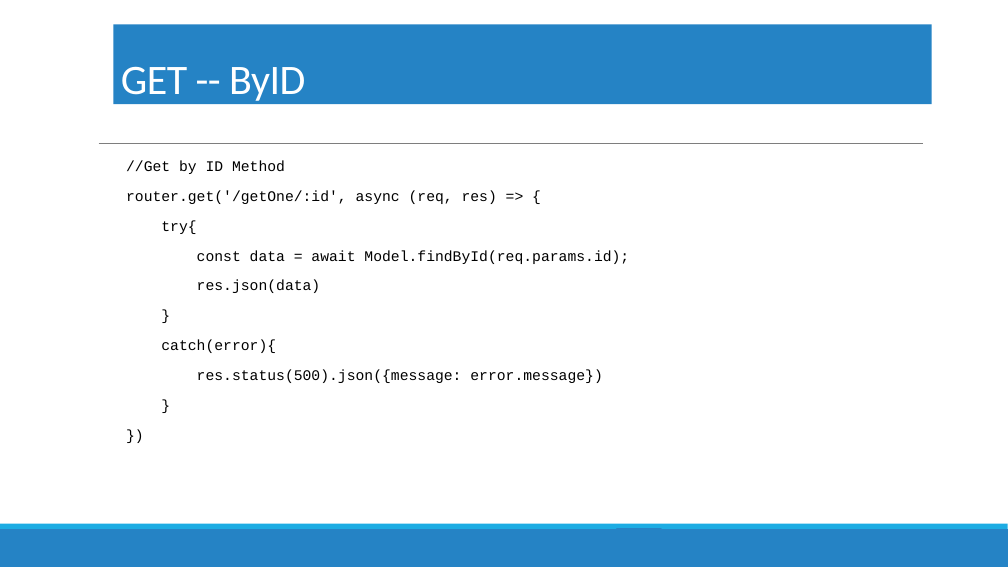
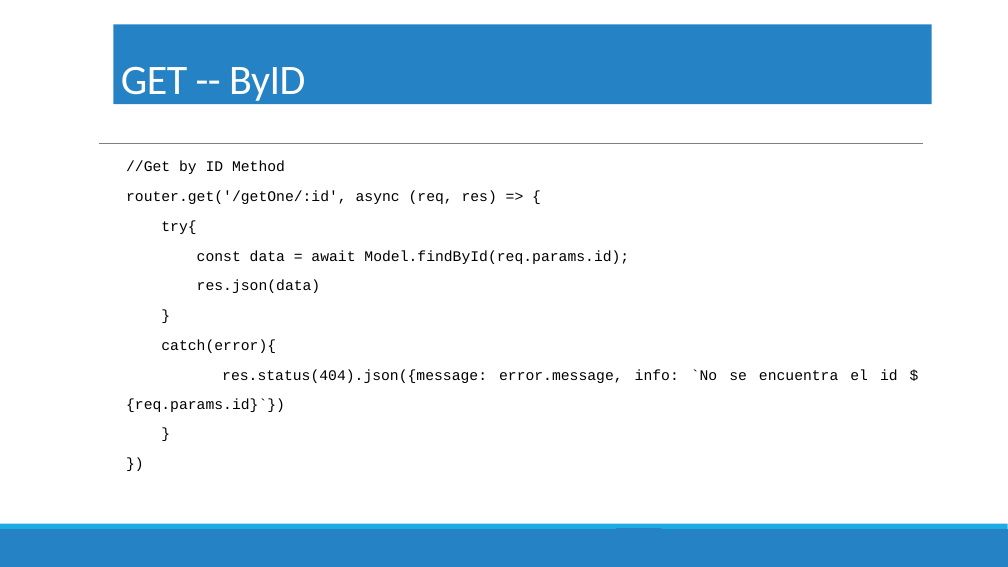
Before and after one commit to gongora89/Api_rest_proyecto_final, a slide deck: slide 57 of steps.pptx. Drawn at 1008x567 pixels with LibreOffice and Linux fonts; fonts in the diff are those of the drawing; background and template pictures are left out. Boxes give left, top, right and bottom in pixels: in the first picture for what was removed or moved away, otherwise in the second. Text is boxed around its words. In the diff, an @@ line names an element or a change of style, - is before the commit and + after.

```diff
--- a/steps.pptx
+++ b/steps.pptx
@@ text at [126, 369, 898, 412]: text changed @@
-res.status(500).json({message: error.message})
+res.status(404).json({message: error.message, info: `No se encuentra el id ${req.params.id}`})
```
Also in this commit, not shown: 4 other slides changed, 8 other files.
